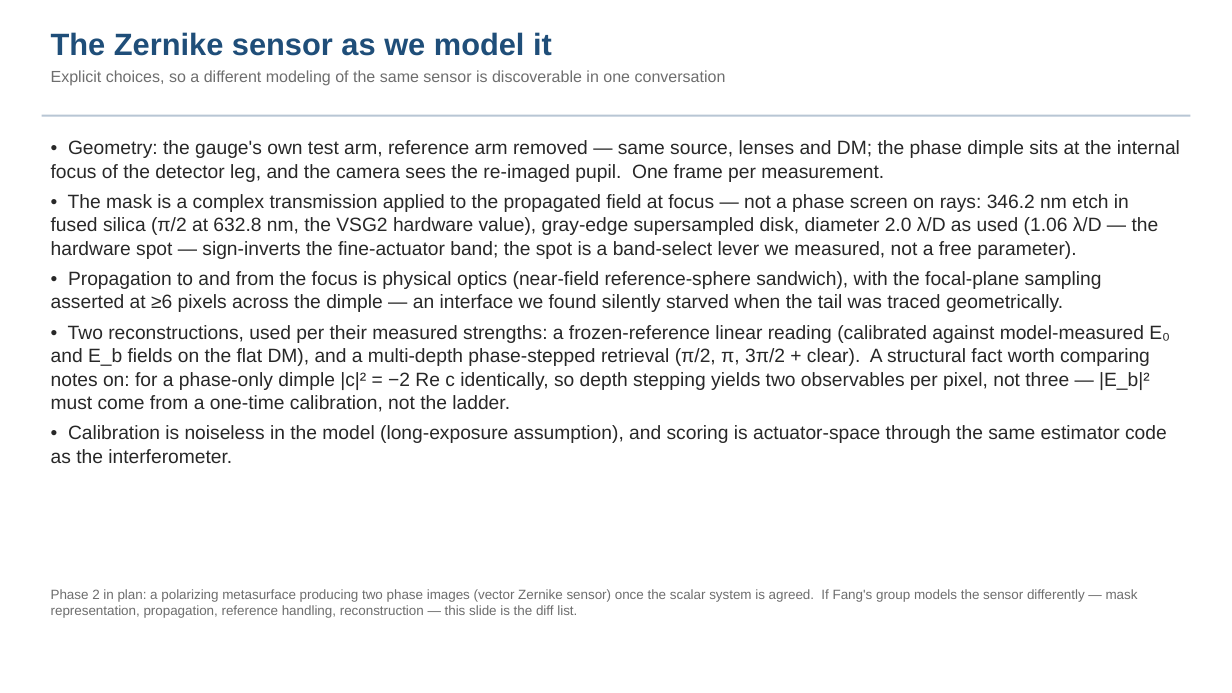
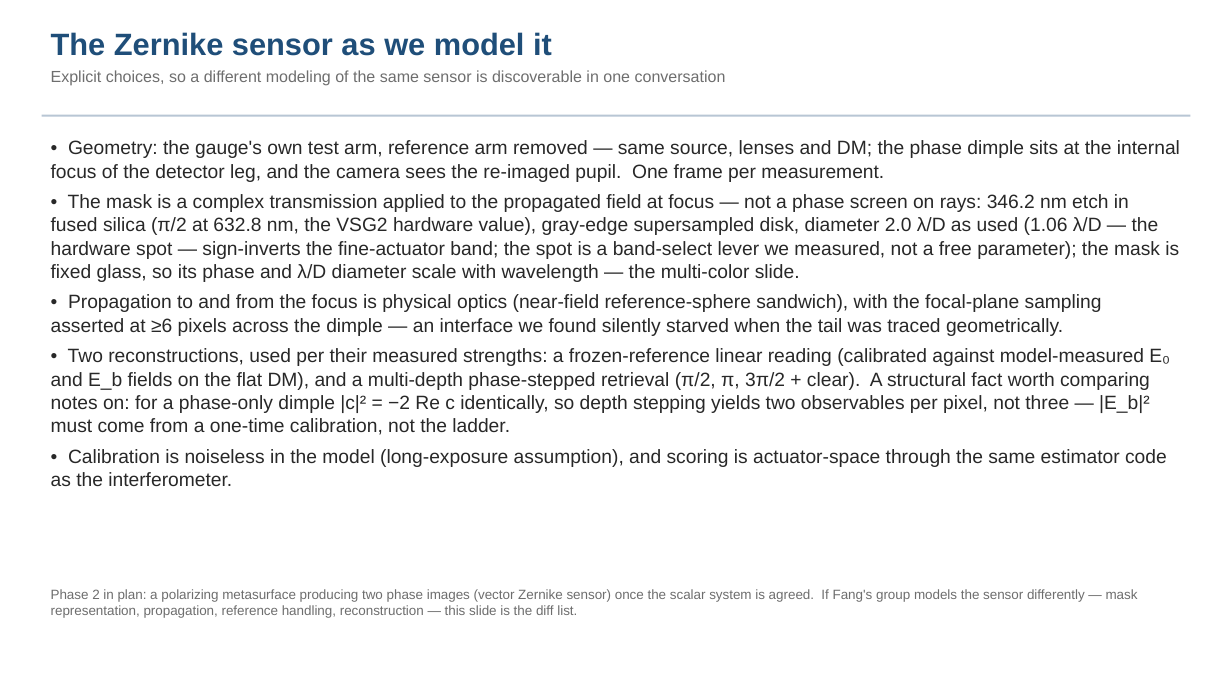
Before and after one commit to nasa-jpl/macos, a slide deck: slide 18 of demo_session/deck_tg_fang.pptx. Drawn at 1232x693 pixels with LibreOffice and Linux fonts; fonts in the diff are those of the drawing. Boxes give left, top, right and bottom in pixels: in the first picture for what was removed or moved away, otherwise in the second. Text is boxed around its words. In the diff, an @@ line names an element or a change of style, - is before the commit and + after.

```diff
--- a/demo_session/deck_tg_fang.pptx
+++ b/demo_session/deck_tg_fang.pptx
@@ text at bbox=[51, 194, 1179, 282]: text changed @@
-• The mask is a complex transmission applied to the propagated field at focus — not a phase screen on rays: 346.2 nm etch in fused silica (π/2 at 632.8 nm, the VSG2 hardware value), gray-edge supersampled disk, diameter 2.0 λ/D as used (1.06 λ/D — the hardware spot — sign-inverts the fine-actuator band; the spot is a band-select lever we measured, not a free parameter).
+• The mask is a complex transmission applied to the propagated field at focus — not a phase screen on rays: 346.2 nm etch in fused silica (π/2 at 632.8 nm, the VSG2 hardware value), gray-edge supersampled disk, diameter 2.0 λ/D as used (1.06 λ/D — the hardware spot — sign-inverts the fine-actuator band; the spot is a band-select lever we measured, not a free parameter); the mask is fixed glass, so its phase and λ/D diameter scale with wavelength — the multi-color slide.
```
Also in this commit, not shown: 1 other slide changed, 1 slide added, 7 other files.
